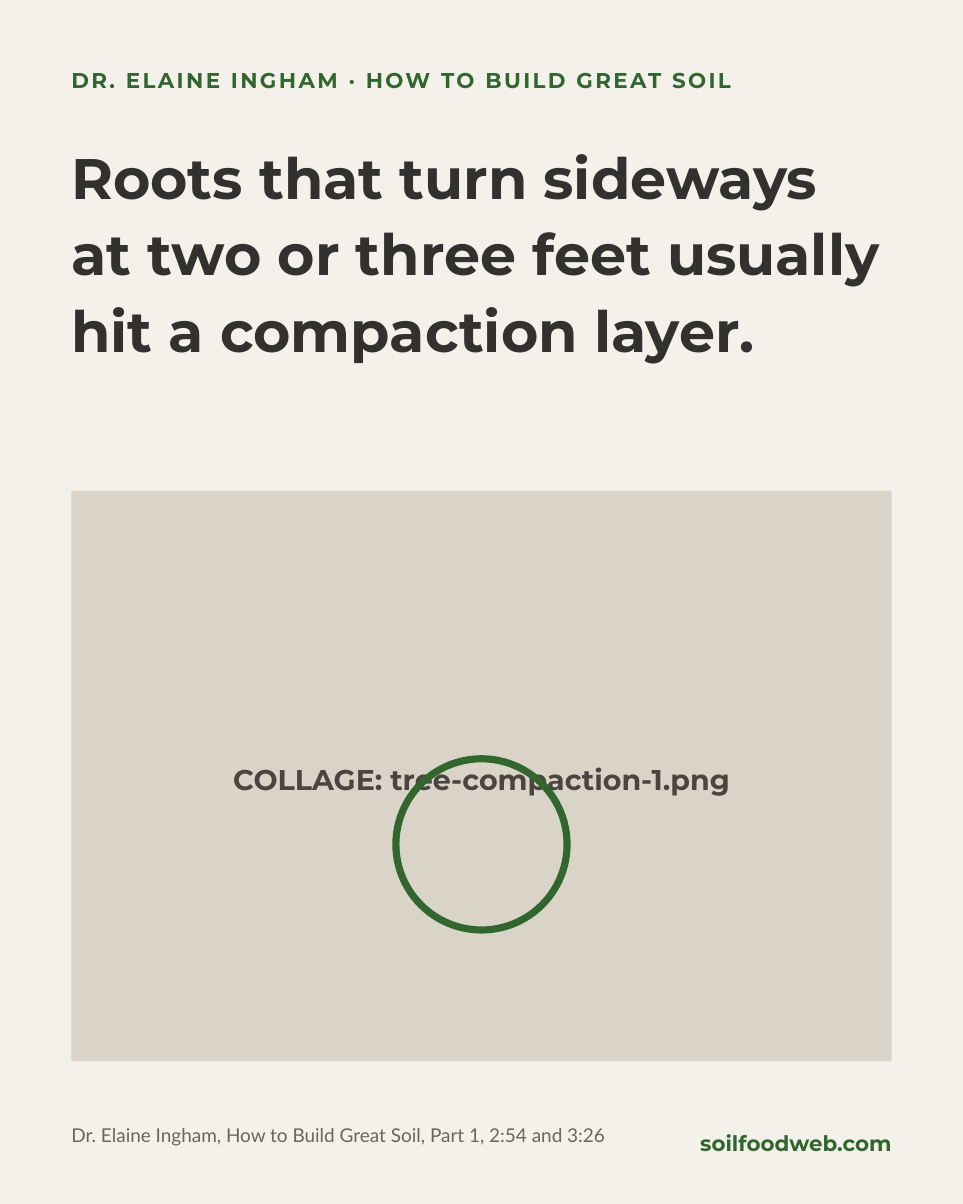
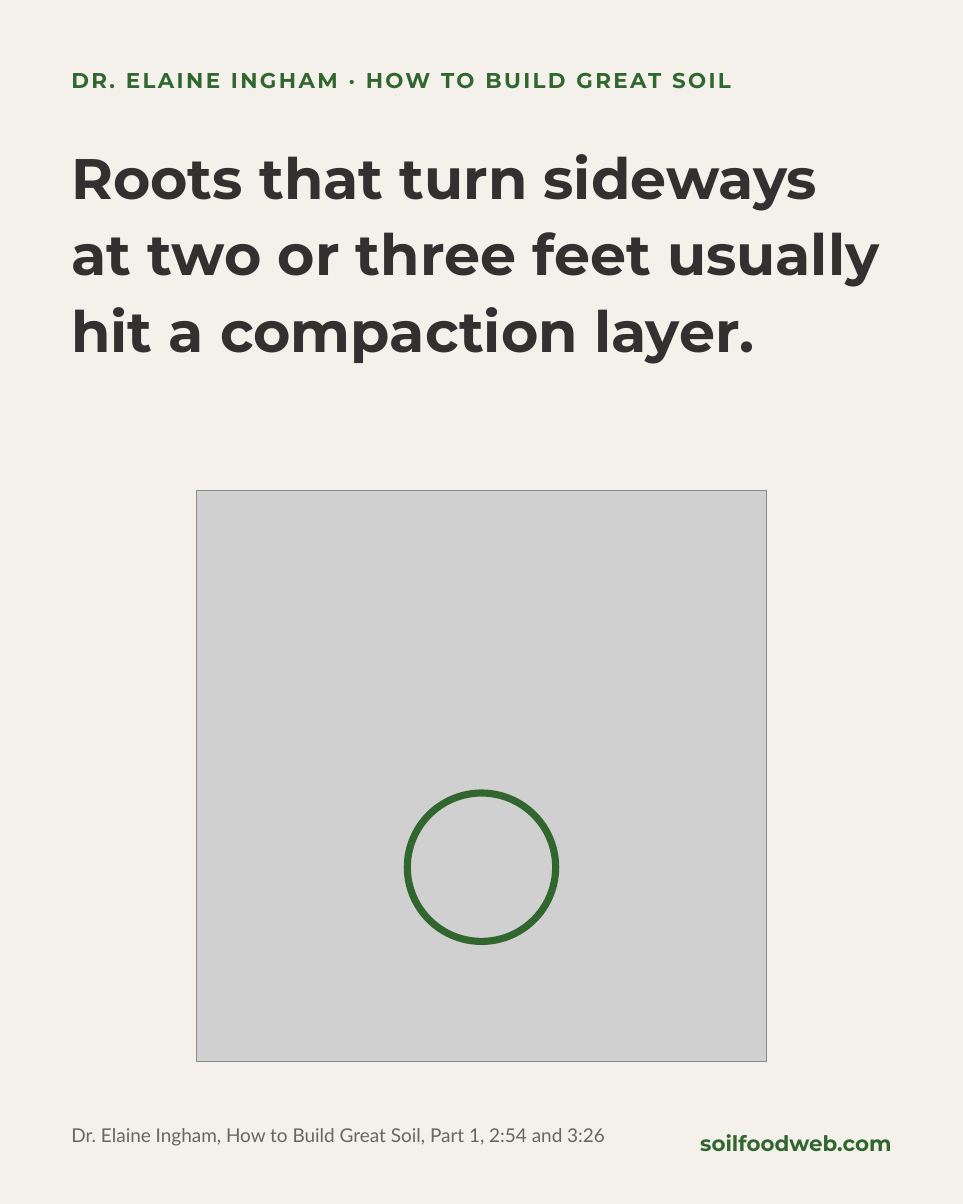
Before and after one commit to linneamoritznyc/SFW-SocialMedia, a slide deck: slide 3 of templates/posts/november/04-11-2026-wed-ig-tree-roots-myth.pptx. Drawn at 963x1204 pixels with LibreOffice and Linux fonts; fonts in the diff are those of the drawing; grey boxes stand for pictures. Boxes give left, top, right and bottom in pixels: in the first picture for what was removed or moved away, otherwise in the second. Text is boxed around its words. In the diff, an @@ line names an element or a change of style, - is before the commit and + after.

```diff
--- a/templates/posts/november/04-11-2026-wed-ig-tree-roots-myth.pptx
+++ b/templates/posts/november/04-11-2026-wed-ig-tree-roots-myth.pptx
@@ rectangle removed at bbox=[71, 490, 891, 1061] @@
@@ picture added at bbox=[196, 490, 767, 1061] @@
@@ text removed at bbox=[233, 762, 730, 797] @@
-COLLAGE: tree-compaction-1.png
@@ ellipse: place and size @@
-ellipse at bbox=[395, 758, 567, 930]
+ellipse at bbox=[407, 793, 556, 941]
```
Also in this commit, not shown: 5 other slides changed, 57 other files.
